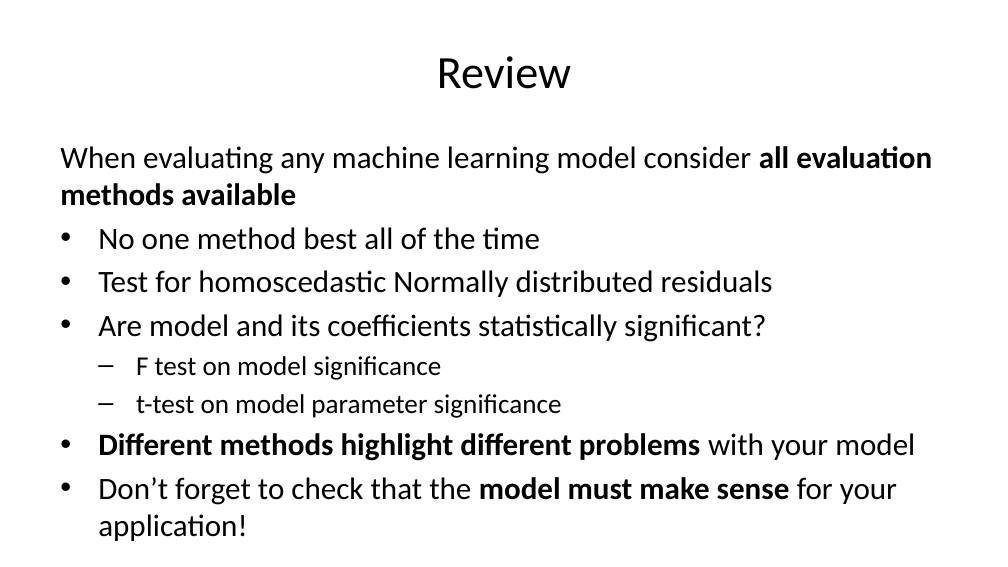
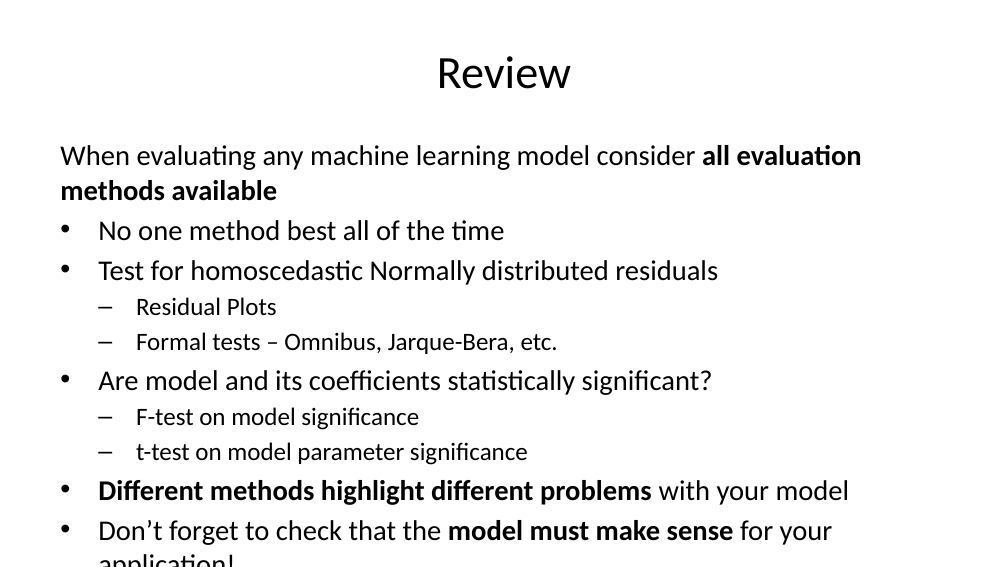
Before and after one commit to StephenElston/CSCI-E-83, a slide deck: slide 4 of LectureSlides/09_GeneralizingTheLinearModel.pptx. Drawn at 1008x567 pixels with LibreOffice and Linux fonts; fonts in the diff are those of the drawing. Boxes give left, top, right and bottom in pixels: in the first picture for what was removed or moved away, otherwise in the second. Text is boxed around its words. In the diff, an @@ line names an element or a change of style, - is before the commit and + after.

```diff
--- a/LectureSlides/09_GeneralizingTheLinearModel.pptx
+++ b/LectureSlides/09_GeneralizingTheLinearModel.pptx
@@ text at bbox=[60, 145, 862, 545]: size 22.2 to 20.4 pt in "When evaluating any machine learning model consider ...", "No one method best all of the ...", "Test for homoscedastic Normally distributed residuals", "Are model and its coefficients statistically significant?" and 2 more places; size 19.4 to 17.9 pt in "t-test on model parameter significance" @@
@@ text at bbox=[136, 297, 558, 354]: paragraphs added @@
+  – Residual Plots
+  – Formal tests – Omnibus, Jarque-Bera, etc.
@@ text at bbox=[136, 407, 419, 430]: text changed; size 19.4 to 17.9 pt @@
-  – F test on model significance
+  – F-test on model significance
```
Also in this commit, not shown: 5 other slides changed, 2 slides added.
